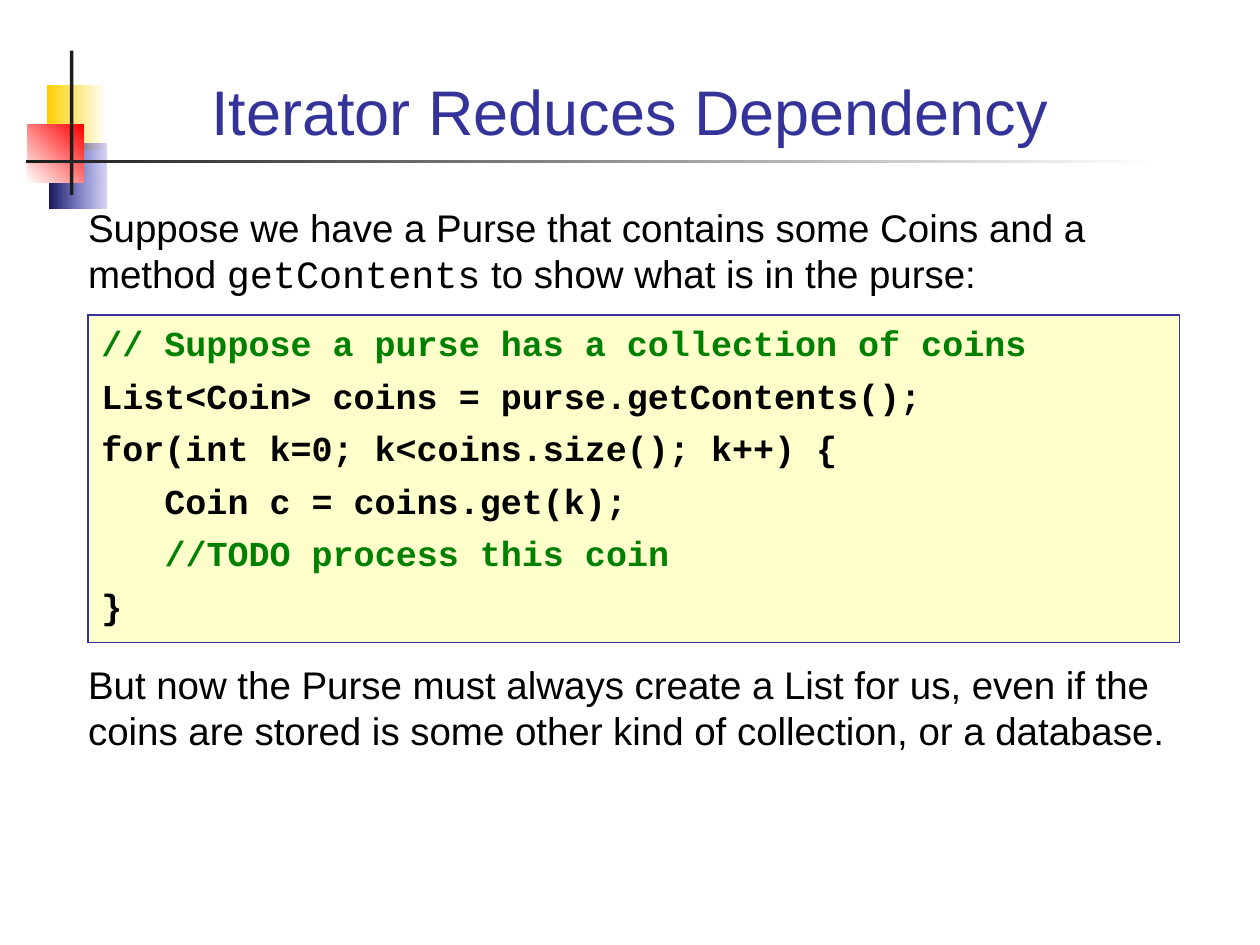
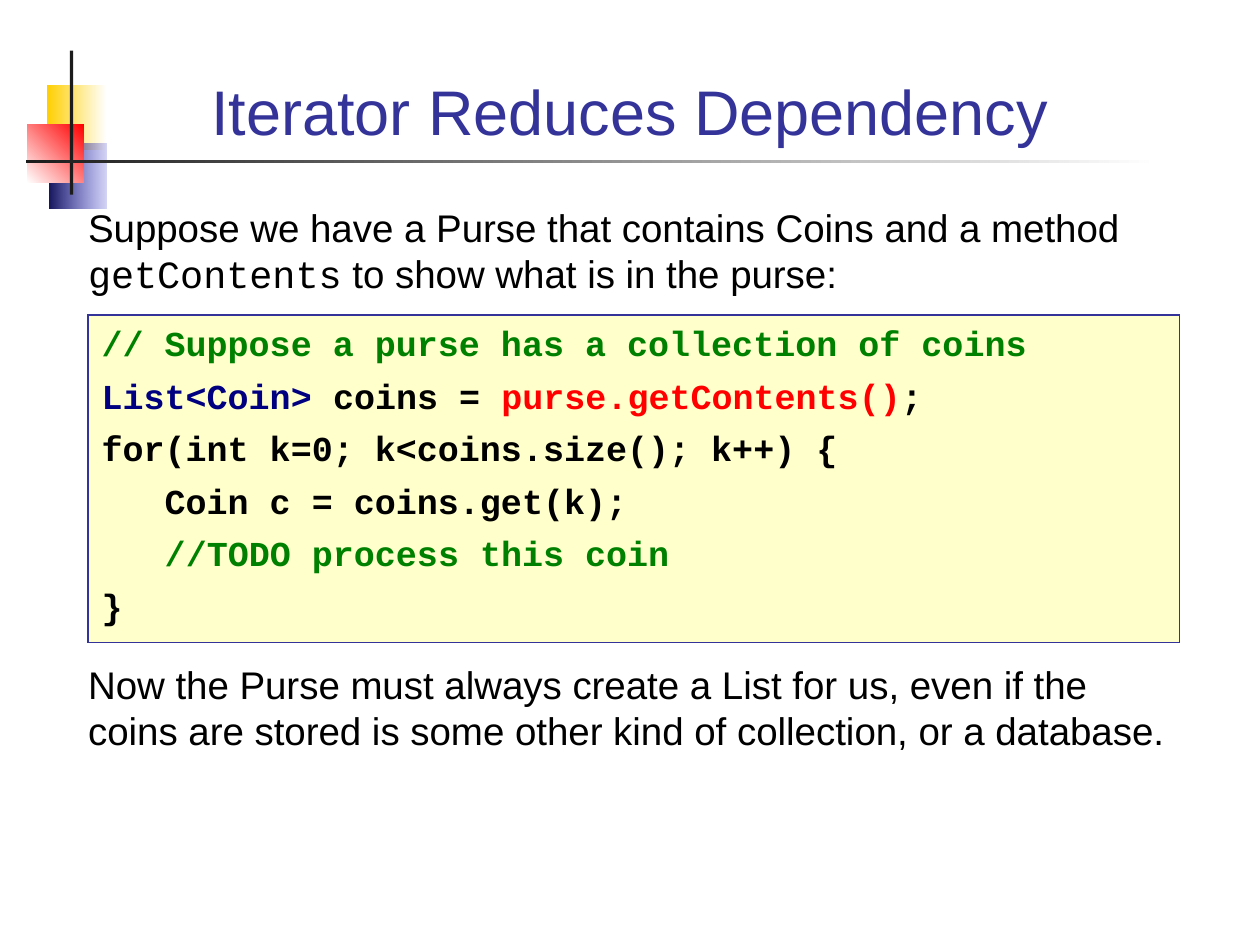
Before and after one commit to skeoop/skeoop.github.io, a slide deck: slide 4 of week3/Iterators.ppt. Drawn at 1260x945 pixels with LibreOffice and Linux fonts; fonts in the diff are those of the drawing. Boxes give left, top, right and bottom in pixels: in the first picture for what was removed or moved away, otherwise in the second. Text is boxed around its words. In the diff, an @@ line names an element or a change of style, - is before the commit and + after.

```diff
--- a/week3/Iterators.ppt
+++ b/week3/Iterators.ppt
@@ text at [88,214,1119,296]: text changed @@
-Suppose we have a Purse that contains some Coins and a method getContents to show what is in the purse:
+Suppose we have a Purse that contains Coins and a method getContents to show what is in the purse:
@@ text at [102,384,922,417]: text colour #000000 to #000080 in "List<Coin>"; text colour #000000 to #FF0000 in "purse.getContents();" @@
@@ text at [88,671,1164,750]: text changed @@
-But now the Purse must always create a List for us, even if the coins are stored is some other kind of collection, or a database.
+Now the Purse must always create a List for us, even if the coins are stored is some other kind of collection, or a database.
```
Also in this commit, not shown: 8 other slides changed, 1 slide added, 3 other files.
